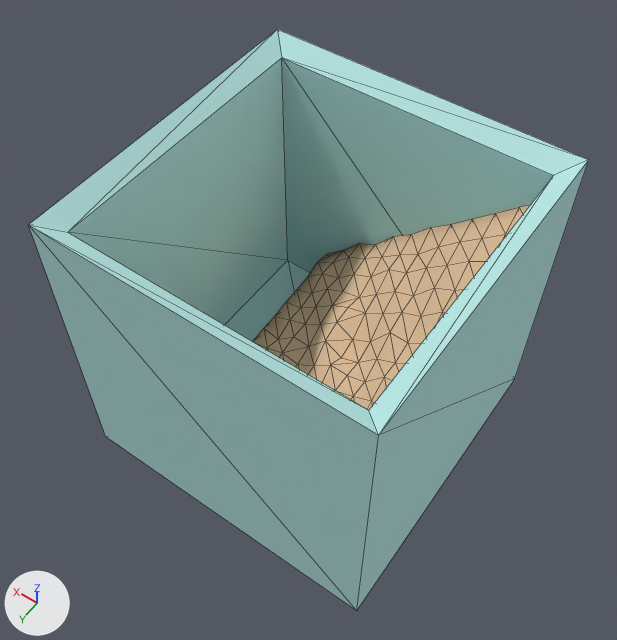
A saved change to the Blender file test/demo_scene.blend.
The view is the same before and after, from a 50 mm camera at (-13.91, 7.88, 24.83) aimed at (-4.87, -4.79, 4.92). Arrows for +X, +Y and +Z are at lower left; the lights stay in place. Mesh edges are drawn as thin lines.

The older version as bpy lines, for what is in view:
```python
me_land_mesh = bpy.data.meshes.new('land_mesh')
me_land_mesh.from_pydata(...)  # 147 vertices, 290 faces; spans x -1.0..1.0, y -1.0..1.02, z -1.0..1.32
me_land_mesh.polygons.foreach_set('use_smooth', [True] * 290)
me_land_mesh.materials.append(mat_material_003)  # beige #e7c39f
me_water_container_mesh = bpy.data.meshes.new('water_container_mesh')
me_water_container_mesh.from_pydata(...)  # 16 vertices, 28 faces; spans x -1.0..1.0, y -1.0..1.0, z -1.0..1.0
me_water_container_mesh.materials.append(mat_material_001)  # cyan #bae7e4
ob_land = bpy.data.objects.new('land', me_land_mesh)
ob_land.location = (-5.9, -5.89, 4.13)
ob_land.rotation_euler = (0.0000679, -0.00497, -0.000298)  # degrees (0, -0.3, -0)
ob_land.scale = (3.46, 3.46, 3.46)
ob_water_container = bpy.data.objects.new('water_container', me_water_container_mesh)
ob_water_container.parent = ob_land
ob_water_container.matrix_parent_inverse = Matrix(((0.289, -0.0000861, 0.00144, 1.7), (0.000086, 0.289, 0.0000196, 1.704), (-0.00144, -0.0000192, 0.289, -1.202), (0.0, 0.0, 0.0, 1.0)))
ob_water_container.location = (-5.0, -5.0, 5.0)
ob_water_container.scale = (5.0, 5.0, 5.0)
```
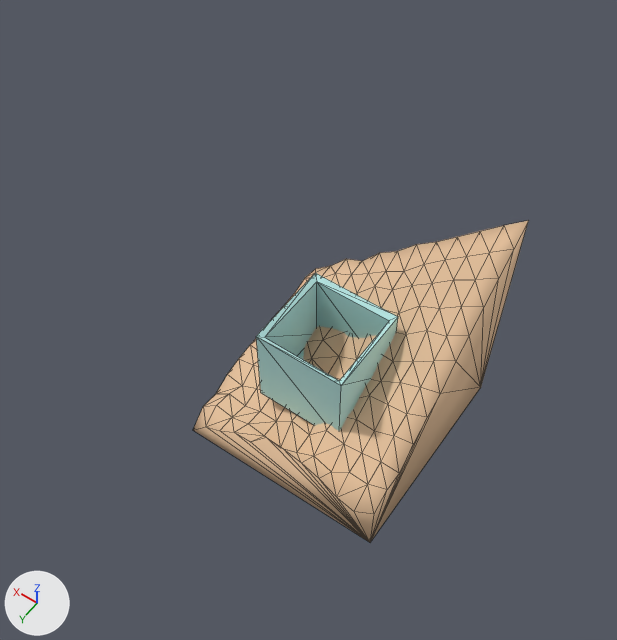
Where the newer file only moved an object's origin or applied its transform, the numbers keep the older frame.

Location of each change, (x1, y1, x2, y2) in pixels of the pictures (617 x 640 px):
'water_container', mesh moved, reshaped (75% narrower, 73% shorter)
    before: (28, 29, 589, 611)
    after: (256, 273, 398, 431)
'land', moved, turned, rescaled
    before: (253, 205, 530, 410)
    after: (193, 220, 529, 542)

What changed in the scene script:
```text
Change me_land_mesh:
    where me_land_mesh.from_pydata(...)  # 147 vertices, 290 faces; spans x -1.0..1.0, y -1.0..1.02, z -1.0..1.32
    used by ob_land; location = (-5.9, -5.89, 4.13); rotation_euler = (0.0000679, -0.00497, -0.000298), in degrees (0, -0.3, -0); scale = (3.46, 3.46, 3.46)
    me_land_mesh part 1: the whole mesh is scaled about its middle by 3.4, then moved by (0.02, 0.03, 0.78)
Change me_water_container_mesh:
    where me_water_container_mesh.from_pydata(...)  # 16 vertices, 28 faces; spans x -1.0..1.0, y -1.0..1.0, z -1.0..1.0
    used by ob_water_container; parent = ob_land; location = (-5.0, -5.0, 5.0); scale = (5.0, 5.0, 5.0)
    me_water_container_mesh part 2: the whole mesh is moved by (-0.02, 0.18, 0.03)
Change ob_land:
    ob_land.rotation_euler: (0.0000679, -0.00497, -0.000298) -> (0.0, 0.0, 0.0)  # degrees (0, -0.3, -0) -> degrees (0, 0, 0)
    ob_land.scale: (3.46, 3.46, 3.46) -> (1.0, 1.0, 1.0)
    ob_land.location: (-5.9, -5.89, 4.13) -> (-5.99, -5.0, 3.87)
```
